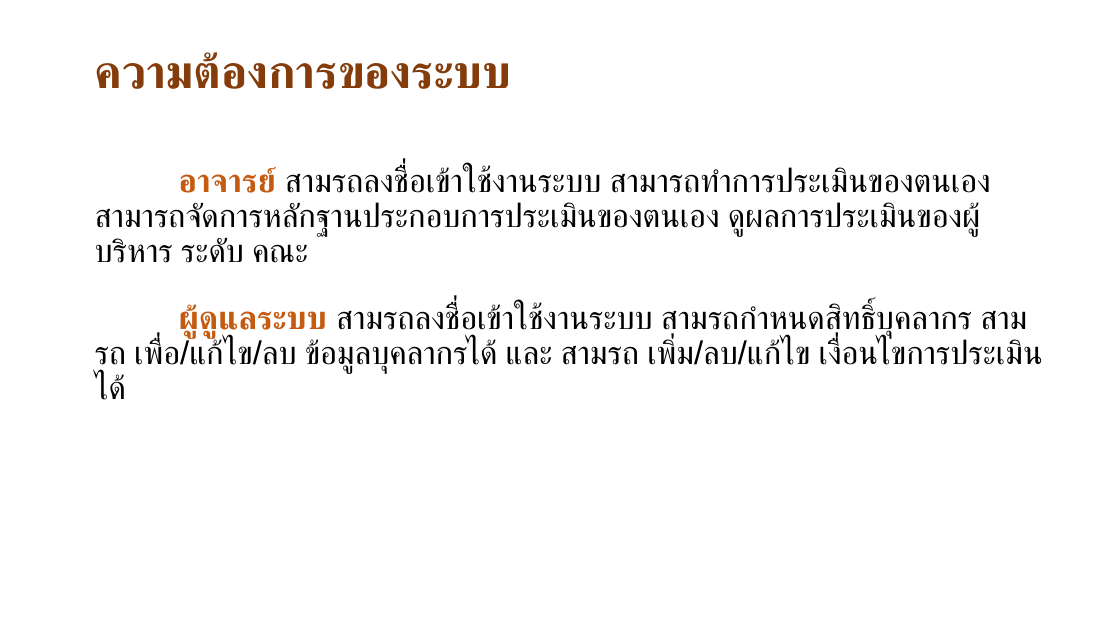
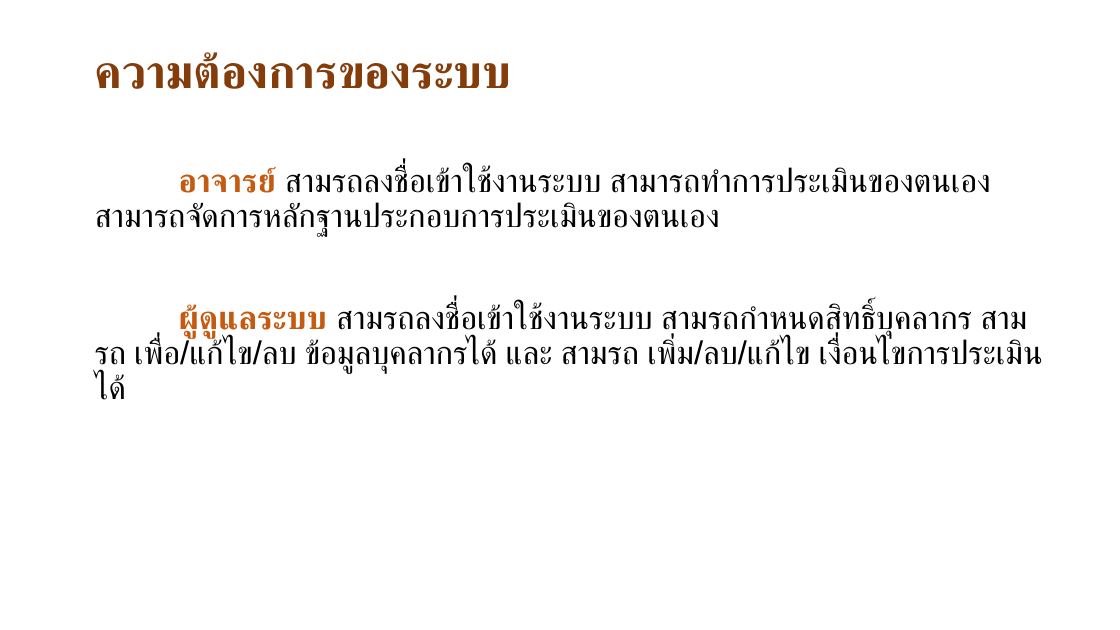
Before and after one commit to goodloveone1/project, a slide deck: slide 16 of data/นำเสนอ P.pptx. Drawn at 1120x630 pixels with LibreOffice and Linux fonts; fonts in the diff are those of the drawing. Boxes give left, top, right and bottom in pixels: in the first picture for what was removed or moved away, otherwise in the second. Text is boxed around its words. In the diff, an @@ line names an element or a change of style, - is before the commit and + after.

```diff
--- a/data/นำเสนอ P.pptx
+++ b/data/นำเสนอ P.pptx
@@ text at (95, 166, 991, 236): text changed @@
-อาจารย์ สามรถลงชื่อเข้าใช้งานระบบ สามารถทำการประเมินของตนเอง สามารถจัดการหลักฐานประกอบการประเมินของตนเอง ดูผลการประเมินของผู้บริหาร ระดับ คณะ
+อาจารย์ สามรถลงชื่อเข้าใช้งานระบบ สามารถทำการประเมินของตนเอง สามารถจัดการหลักฐานประกอบการประเมินของตนเอง
```
Also in this commit, not shown: 16 other files.
